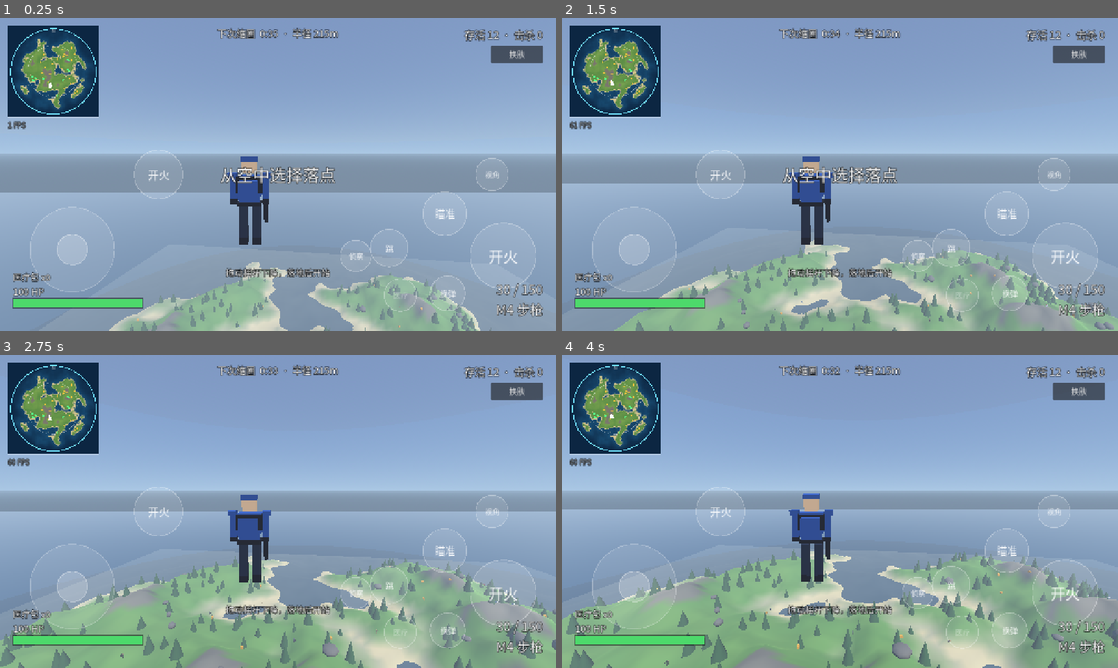
Above: before the commit, frames 1-4 (two rows, left to right).
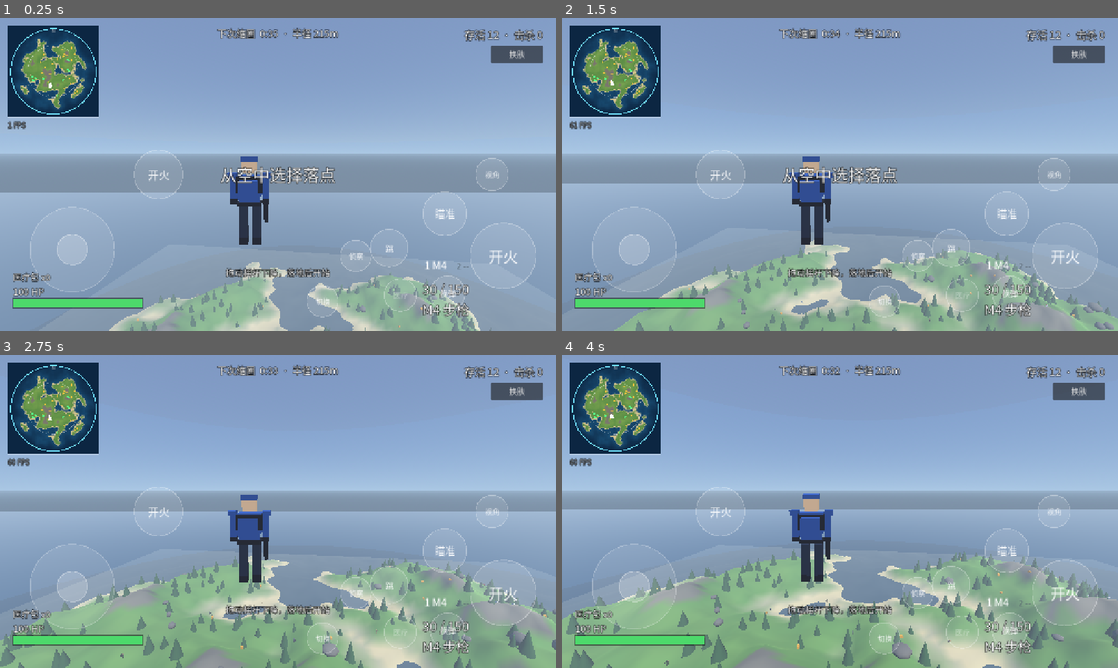
Above: after the commit, the same moments.

Repository: soda92/shooting-game
Game: Godot game, scene res://scenes/main.tscn
Same seed, same stepped clock (60 frames per second), same inputs: the game is played once before the commit and once after it.
Inputs (mouse positions are in pixels of both pictures, inside the frame that each line leads up to):
- Up to frame 1 (0.25 s): no input
- Up to frame 2 (1.5 s): move the mouse to (867, 174) at 0.52 s; hold Q 0.53-1.28 s; hold W from 0.53 s (still down); click (867, 174) at 0.67 s; tap Space at 0.77 s; move the mouse to (812, 174) at 1.27 s; tap Q at 1.35 s; click (812, 174) at 1.42 s
- Up to frame 3 (2.75 s): keep holding W; tap Space at 1.52 s; move the mouse to (289, 505) at 2.02 s; hold R from 2.03 s (still down); click (289, 505) at 2.17 s; tap Q at 2.3 s
- Up to frame 4 (4 s): keep holding W; move the mouse to (834, 517) at 2.77 s; release R at 2.78 s; tap H at 2.85 s; click (834, 517) at 2.92 s; tap Space at 3.02, 3.77 s; tap Q at 3.05, 3.8 s; move the mouse to (878, 514) at 3.52 s; hold F from 3.53 s (still down); click (878, 514) at 3.67 s

The runs differ from the first frame. In frame 1, 0.9% of the frame differs, in the area x 55-98%, y 77-96%; in frame 2, 0.9%; in frame 3, 0.9%; in frame 4, 0.9%.

Commit message:
feat: two weapon slots with pickup swap and switching
- each slot stores its own id, magazine and reserve ammo
- pickup fills an empty slot, or replaces the active one and drops the old gun
- dropped guns have a 1s pickup delay to avoid swap loops
- switch button and Q key with a 0.4s switch lockout
- HUD shows both slots with the active one highlighted

Diff:
--- a/scripts/game.gd
+++ b/scripts/game.gd
@@ -110,6 +110,14 @@
 	add_child(m)
 
 
+func drop_weapon_at(id: String, pos: Vector3) -> void:
+	var scene: PackedScene = load("res://scenes/loot.tscn")
+	var l = scene.instantiate()
+	l.position = Vector3(pos.x, world.height_at(pos.x, pos.z) + 0.9, pos.z)
+	add_child(l)
+	l.setup(id, 1.0)
+
+
 # --------------------------------------------------------------------------
 # Signals
 # --------------------------------------------------------------------------
--- a/scripts/hud.gd
+++ b/scripts/hud.gd
@@ -86,7 +86,7 @@
 		if alpha <= 0.01 or game == null or game.player == null:
 			return
 
-		var sniper: bool = String(game.player.weapon_id) == "sniper"
+		var sniper: bool = String(game.player.weapon_id()) == "sniper"
 		var c := size * 0.5
 		var inner: float = minf(size.x, size.y) * (0.31 if sniper else 0.40)
 		var outer: float = size.length() * 0.5 + 24.0
@@ -122,6 +122,7 @@
 var _hp_label: Label
 var _med_label: Label
 var _ammo_label: Label
+var _slots_label: RichTextLabel
 var _alive_label: Label
 var _zone_label: Label
 var _center_label: Label
@@ -233,7 +234,16 @@
 	_ammo_label = _make_label("30 / 150\nM4 步枪", 30)
 	_ammo_label.horizontal_alignment = HORIZONTAL_ALIGNMENT_RIGHT
 	_ammo_label.vertical_alignment = VERTICAL_ALIGNMENT_BOTTOM
-	_place(_ammo_label, 1.0, 1.0, 1.0, 1.0, -380, -120, -30, -28)
+	_place(_ammo_label, 1.0, 1.0, 1.0, 1.0, -460, -120, -200, -28)
+
+	_slots_label = RichTextLabel.new()
+	_slots_label.bbcode_enabled = true
+	_slots_label.fit_content = true
+	_slots_label.scroll_active = false
+	_slots_label.mouse_filter = Control.MOUSE_FILTER_IGNORE
+	_slots_label.add_theme_font_size_override("normal_font_size", 20)
+	_place(_slots_label, 1.0, 1.0, 1.0, 1.0, -540, -170, -200, -126)
+	add_child(_slots_label)
 
 	_alive_label = _make_label("存活 12  ·  击杀 0", 24)
 	_alive_label.horizontal_alignment = HORIZONTAL_ALIGNMENT_RIGHT
@@ -332,7 +342,8 @@
 	_hp_fill.color = Color(0.90, 0.25, 0.20) if hpr < 0.35 else Color(0.30, 0.85, 0.42)
 	_hp_label.text = "%d HP" % int(ceil(p.health))
 	_med_label.text = "医疗包 x%d" % p.medkits
-	_ammo_label.text = "%d / %d\n%s" % [p.mag, p.reserve, String(Weapons.get_def(p.weapon_id)["label"])]
+	_ammo_label.text = "%d / %d\n%s" % [p.mag(), p.reserve(), String(Weapons.get_def(p.weapon_id())["label"])]
+	_slots_label.text = _slot_text(p)
 	_alive_label.text = "存活 %d  ·  击杀 %d" % [game.alive, game.kills]
 	_zone_label.text = game.zone.status_text()
 
@@ -341,6 +352,21 @@
 	elif _hint_t <= 0.0:
 		_hint_label.text = ""
 	_fps_label.text = "%d FPS" % Engine.get_frames_per_second()
+
+
+func _slot_text(p) -> String:
+	var parts: Array[String] = []
+	for i in range(p.slots.size()):
+		var s: Dictionary = p.slots[i]
+		if s.is_empty():
+			parts.append("[color=#55636e]%d --[/color]" % (i + 1))
+		else:
+			var nm := String(Weapons.get_def(String(s["id"]))["short"])
+			if i == int(p.active):
+				parts.append("[color=#ffffff][b]%d %s[/b][/color]" % [i + 1, nm])
+			else:
+				parts.append("[color=#93a6b6]%d %s[/color]" % [i + 1, nm])
+	return "[right]" + "     ".join(parts) + "[/right]"
 
 
 func flash_hit() -> void:
--- a/scripts/input_state.gd
+++ b/scripts/input_state.gd
@@ -19,6 +19,7 @@
 
 var medkit_queued := false
 var scan_queued := false
+var switch_queued := false
 var first_person := false
 
 # mirrored from the player for UI display
@@ -30,6 +31,7 @@
 var _prev_medkit := false
 var _prev_scan := false
 var _prev_view := false
+var _prev_switch := false
 
 
 func _ready() -> void:
@@ -84,6 +86,11 @@
 		first_person = not first_person
 	_prev_view = vw
 
+	var sw := Input.is_key_pressed(KEY_Q)
+	if sw and not _prev_switch:
+		switch_queued = true
+	_prev_switch = sw
+
 	var use_mouse := not OS.has_feature("mobile")
 	sprint = touch_sprint or Input.is_key_pressed(KEY_SHIFT)
 	aim = touch_aim or (use_mouse and Input.is_mouse_button_pressed(MOUSE_BUTTON_RIGHT))
@@ -125,6 +132,12 @@
 	return v
 
 
+func consume_switch() -> bool:
+	var v := switch_queued
+	switch_queued = false
+	return v
+
+
 func clear() -> void:
 	move = Vector2.ZERO
 	touch_move = Vector2.ZERO
@@ -136,3 +149,4 @@
 	reload_queued = false
 	medkit_queued = false
 	scan_queued = false
+	switch_queued = false
--- a/scripts/loot.gd
+++ b/scripts/loot.gd
@@ -2,6 +2,7 @@
 ## Floating weapon crate. Walk over it to swap weapons.
 
 var weapon_id := "rifle"
+var _pickup_delay := 0.0
 
 @onready var mesh: MeshInstance3D = $Mesh
 @onready var label: Label3D = $Label
@@ -15,19 +16,23 @@
 	body_entered.connect(_on_body_entered)
 
 
-func setup(id: String) -> void:
+func setup(id: String, delay := 0.0) -> void:
 	weapon_id = id
+	_pickup_delay = delay
 	if label != null:
 		label.text = String(Weapons.get_def(id)["short"])
 
 
 func _process(delta: float) -> void:
+	_pickup_delay = maxf(0.0, _pickup_delay - delta)
 	_t += delta
 	rotation.y += delta * 1.6
 	position.y = _base_y + sin(_t * 2.0) * 0.18
 
 
 func _on_body_entered(body: Node3D) -> void:
+	if _pickup_delay > 0.0:
+		return
 	if not body.has_method("give_weapon"):
 		return
 	if not body.is_alive():
--- a/scripts/player.gd
+++ b/scripts/player.gd
@@ -29,9 +29,9 @@
 var state := State.DROP
 var health := 100.0
 var max_health := 100.0
-var weapon_id := "rifle"
-var mag := 30
-var reserve := 150
+var slots: Array = []
+var active := 0
+var switching := 0.0
 var medkits := 0
 var scan_t := 0.0
 var scan_cd := 0.0
@@ -57,7 +57,8 @@
 	if not OS.has_feature("mobile"):
 		Input.mouse_mode = Input.MOUSE_MODE_CAPTURED
 	visual.set_skin(Skins.player_skin())
-	_apply_weapon(weapon_id)
+	slots = [_make_slot("rifle"), {}]
+	active = 0
 	spring.rotation.x = pitch
 
 
@@ -86,9 +87,9 @@
 	var target_fov := 72.0
 	if ads:
 		if fp:
-			target_fov = 30.0 if weapon_id == "sniper" else 46.0
+			target_fov = 30.0 if weapon_id() == "sniper" else 46.0
 		else:
-			target_fov = 38.0 if weapon_id == "sniper" else 50.0
+			target_fov = 38.0 if weapon_id() == "sniper" else 50.0
 	_fov = lerpf(_fov, target_fov, 1.0 - exp(-9.0 * delta))
 	cam.fov = _fov
 
@@ -104,6 +105,7 @@
 	scan_t = maxf(0.0, scan_t - delta)
 	scan_cd = maxf(0.0, scan_cd - delta)
 	_hurt_cd = maxf(0.0, _hurt_cd - delta)
+	switching = maxf(0.0, switching - delta)
 	InputState.medkit_count = medkits
 	InputState.scan_cd = scan_cd
 
@@ -117,6 +119,9 @@
 
 	_fire_cd = maxf(0.0, _fire_cd - delta)
 
+	if InputState.consume_switch():
+		switch_weapon()
+
 	if InputState.consume_medkit():
 		use_medkit()
 	if InputState.consume_scan():
@@ -130,7 +135,7 @@
 		if _reload_t <= 0.0:
 			_finish_reload()
 
-	if InputState.fire and _fire_cd <= 0.0 and not _reloading:
+	if InputState.fire and _fire_cd <= 0.0 and not _reloading and switching <= 0.0:
 		_shoot()
 
 
@@ -202,15 +207,16 @@
 
 
 func _shoot() -> void:
-	var def := Weapons.get_def(weapon_id)
-	if mag <= 0:
+	var id := weapon_id()
+	var def := Weapons.get_def(id)
+	if mag() <= 0:
 		Sfx.play("empty", -8.0)
 		_start_reload()
 		return
 
-	mag -= 1
-	Sfx.play("shot_" + weapon_id, -2.0, randf_range(0.95, 1.06))
-	_fire_cd = Weapons.shot_interval(weapon_id)
+	slots[active]["mag"] = mag() - 1
+	Sfx.play("shot_" + id, -2.0, randf_range(0.95, 1.06))
+	_fire_cd = Weapons.shot_interval(id)
 
 	var spray := deg_to_rad(float(def["spread_deg"]))
 	var origin := cam.global_position
@@ -288,10 +294,10 @@
 
 
 func _start_reload() -> void:
-	if _reloading:
-		return
-	var def := Weapons.get_def(weapon_id)
-	if mag >= int(def["mag"]) or reserve <= 0:
+	if _reloading or switching > 0.0:
+		return
+	var def := Weapons.get_def(weapon_id())
+	if mag() >= int(def["mag"]) or reserve() <= 0:
 		return
 	_reloading = true
 	_reload_t = float(def["reload"])
@@ -299,29 +305,76 @@
 
 
 func _finish_reload() -> void:
-	var def := Weapons.get_def(weapon_id)
-	var need := int(def["mag"]) - mag
-	var take := mini(need, reserve)
-	mag += take
-	reserve -= take
+	var def := Weapons.get_def(weapon_id())
+	var need := int(def["mag"]) - mag()
+	var take := mini(need, reserve())
+	slots[active]["mag"] = mag() + take
+	slots[active]["reserve"] = reserve() - take
 	_reloading = false
 
 
-func _apply_weapon(id: String) -> void:
+func _make_slot(id: String) -> Dictionary:
 	var def := Weapons.get_def(id)
-	weapon_id = id
-	mag = int(def["mag"])
-	reserve = int(def["reserve"])
+	return {"id": id, "mag": int(def["mag"]), "reserve": int(def["reserve"])}
+
+
+func weapon_id() -> String:
+	if slots.is_empty() or slots[active].is_empty():
+		return "rifle"
+	return String(slots[active]["id"])
+
+
+func mag() -> int:
+	if slots.is_empty() or slots[active].is_empty():
+		return 0
+	return int(slots[active]["mag"])
+
+
+func reserve() -> int:
+	if slots.is_empty() or slots[active].is_empty():
+		return 0
+	return int(slots[active]["reserve"])
+
+
+func give_weapon(id: String) -> void:
+	if not Weapons.DEFS.has(id):
+		return
+
+	var empty := -1
+	for i in range(slots.size()):
+		if slots[i].is_empty():
+			empty = i
+			break
+
+	if empty != -1:
+		slots[empty] = _make_slot(id)
+		active = empty
+	else:
+		# Both slots are full: drop the current weapon and take this one.
+		var old := weapon_id()
+		if game != null and game.has_method("drop_weapon_at"):
+			game.drop_weapon_at(old, global_position)
+		slots[active] = _make_slot(id)
+
 	_reloading = false
 	_reload_t = 0.0
-
-
-func give_weapon(id: String) -> void:
-	if not Weapons.DEFS.has(id):
-		return
-	_apply_weapon(id)
+	_fire_cd = 0.0
 	Sfx.play("pickup", -4.0)
 	weapon_changed.emit(id)
+
+
+func switch_weapon() -> void:
+	if switching > 0.0 or slots.size() < 2:
+		return
+	var other := 1 - active
+	if slots[other].is_empty():
+		return
+	active = other
+	switching = 0.4
+	_reloading = false
+	_reload_t = 0.0
+	_fire_cd = 0.1
+	Sfx.play("reload", -9.0, 1.2)
 
 
 func add_medkit() -> bool:
--- a/scripts/touch_controls.gd
+++ b/scripts/touch_controls.gd
@@ -47,6 +47,7 @@
 		"medkit": {"pos": Vector2(s.x * 0.720, s.y * 0.885), "r": m * 0.052, "label": "医疗"},
 		"scan": {"pos": Vector2(s.x * 0.640, s.y * 0.760), "r": m * 0.050, "label": "侦察"},
 		"view": {"pos": Vector2(s.x * 0.885, s.y * 0.500), "r": m * 0.052, "label": "视角"},
+		"switch": {"pos": Vector2(s.x * 0.580, s.y * 0.905), "r": m * 0.050, "label": "切换"},
 	}
 	queue_redraw()
 
@@ -126,6 +127,9 @@
 	elif name == "view":
 		if on:
 			InputState.first_person = not InputState.first_person
+	elif name == "switch":
+		if on:
+			InputState.switch_queued = true
 	queue_redraw()
 
 
